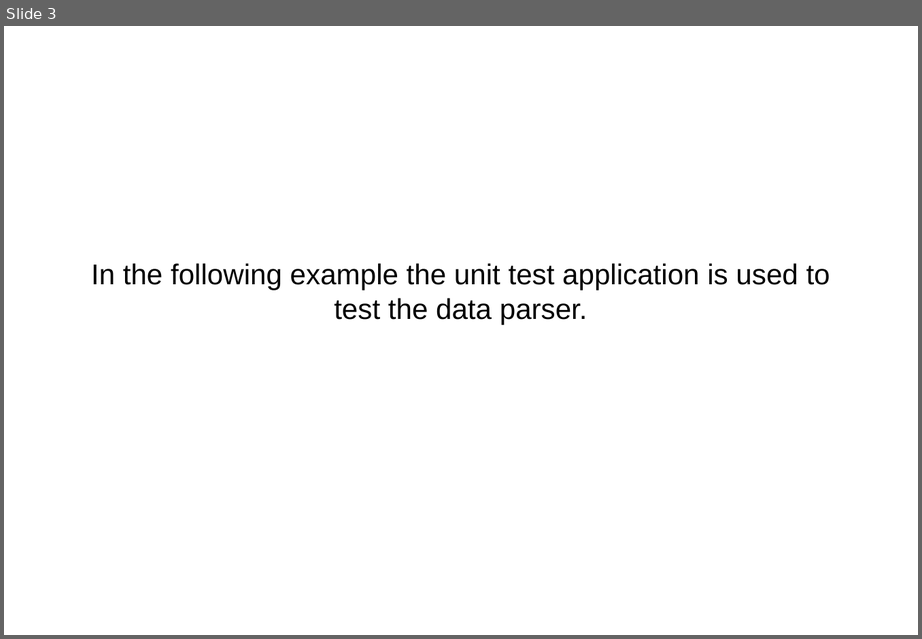
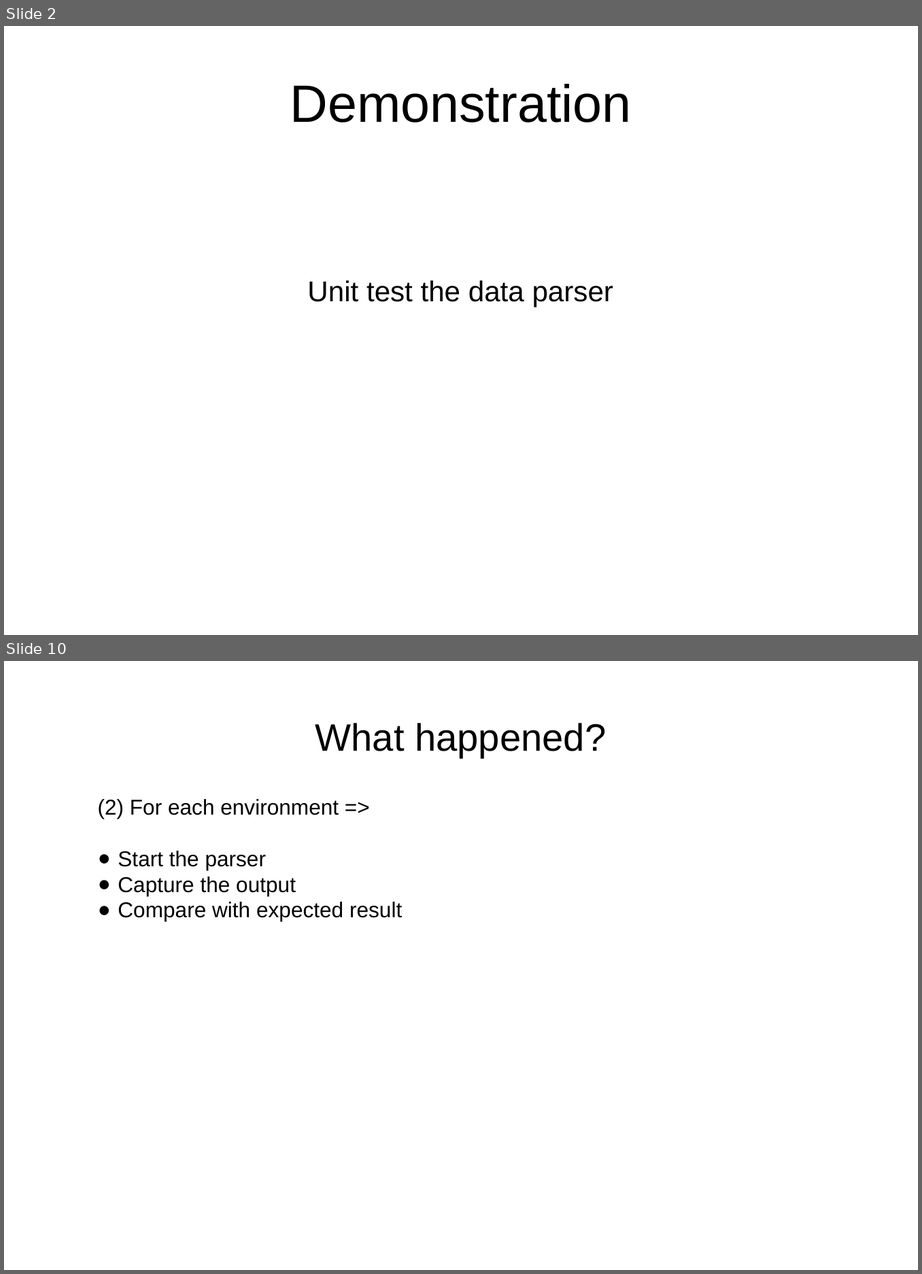
Before and after one commit to jn100py/portfolio, a slide deck: test_applications/presentation_testapplications.pptx. Shown one above the other, each under a label of ours: slide 3 before the commit, slides 2 and 10 after it; the slides between them are not shown. The pictures are 922x639 and 922x1274 pixels, drawn with LibreOffice and Linux fonts; fonts in the diff are those of the drawing. Boxes give left, top, right and bottom in pixels: in the first picture for what was removed or moved away, otherwise in the second. Text is boxed around its words. In the diff, an @@ line names an element or a change of style, - is before the commit and + after.

```diff
--- a/test_applications/presentation_testapplications.pptx
+++ b/test_applications/presentation_testapplications.pptx
@@ slide 10 added at bbox=[4, 661, 918, 1270], background #FFFFFF @@
@@ text added at bbox=[315, 723, 606, 758], 32 pt, text #000000 @@
+What happened?
@@ text added at bbox=[98, 799, 402, 921], 18 pt, text #000000 @@
+(2) For each environment =>
+● Start the parser
+● Capture the output
+● Compare with expected result
@@ what was slide 3 is now slide 2 @@
@@ slide 2 changed as well @@
@@ text added at bbox=[290, 84, 631, 123], 44 pt, text #000000 @@
+Demonstration
@@ text at bbox=[307, 280, 613, 308]: text changed @@
-In the following example the unit test application is used to test the data parser.
+Unit test the data parser
```
Also in this commit, not shown: 1 other slide changed, 8 other slides added, 10 slides removed, 2 other files.
